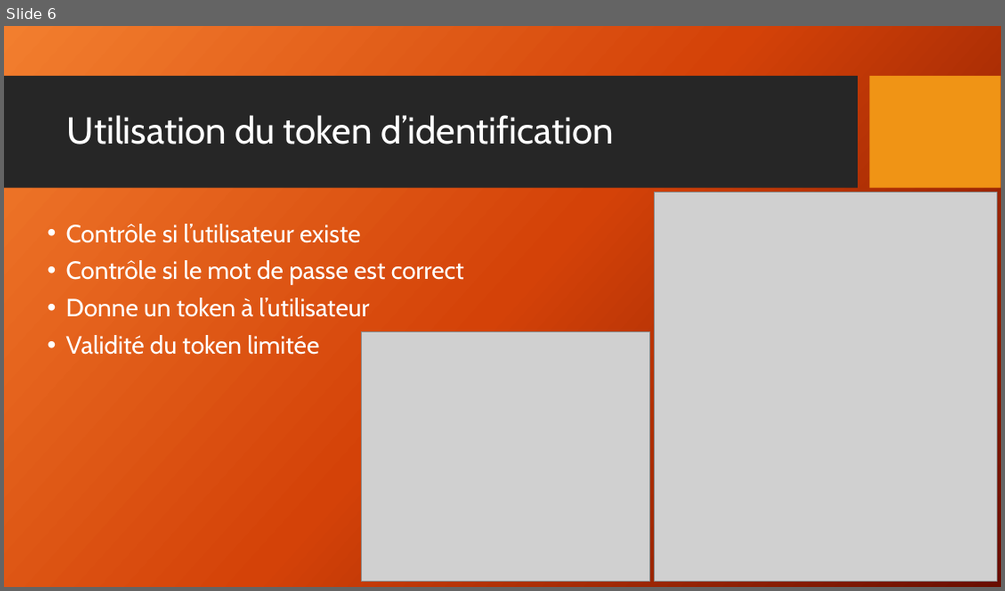
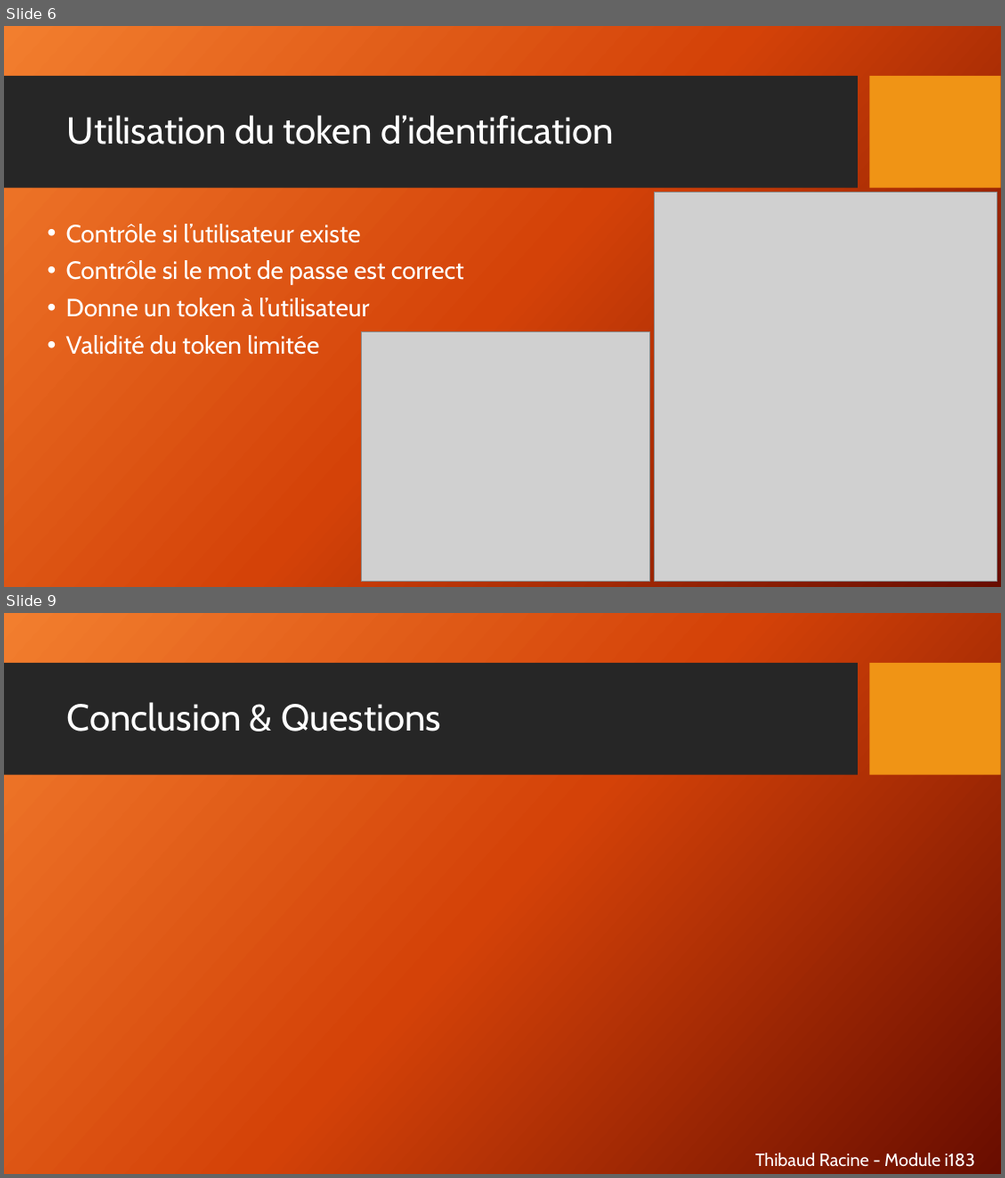
Before and after one commit to Gorfort/P_183-SecuredApp, a slide deck: Documentation/Présentation Projet P_APP Webstore.pptx. Shown one above the other, each under a label of ours: slide 6 before the commit, slides 6 and 9 after it; the slides between them are not shown. The pictures are 1005x591 and 1005x1178 pixels, drawn with LibreOffice and Linux fonts; fonts in the diff are those of the drawing; grey boxes stand for pictures; background and template pictures are left out. Boxes give left, top, right and bottom in pixels: in the first picture for what was removed or moved away, otherwise in the second. Text is boxed around its words. In the diff, an @@ line names an element or a change of style, - is before the commit and + after.

```diff
--- a/Documentation/Présentation Projet P_APP Webstore.pptx
+++ b/Documentation/Présentation Projet P_APP Webstore.pptx
@@ slide 9 added at bbox=[4, 613, 1001, 1174], background picture (left out); not listed: 2 template elements that a slide beside it also shows @@
@@ title added at bbox=[67, 702, 441, 731], 36 pt, text #FFFFFF @@
+Conclusion & Questions
@@ text added at bbox=[755, 1152, 975, 1167], 17 pt, text #FFFFFF @@
+Thibaud Racine - Module i183
```
Also in this commit, not shown: 2 slides changed, 1 other slide added.
